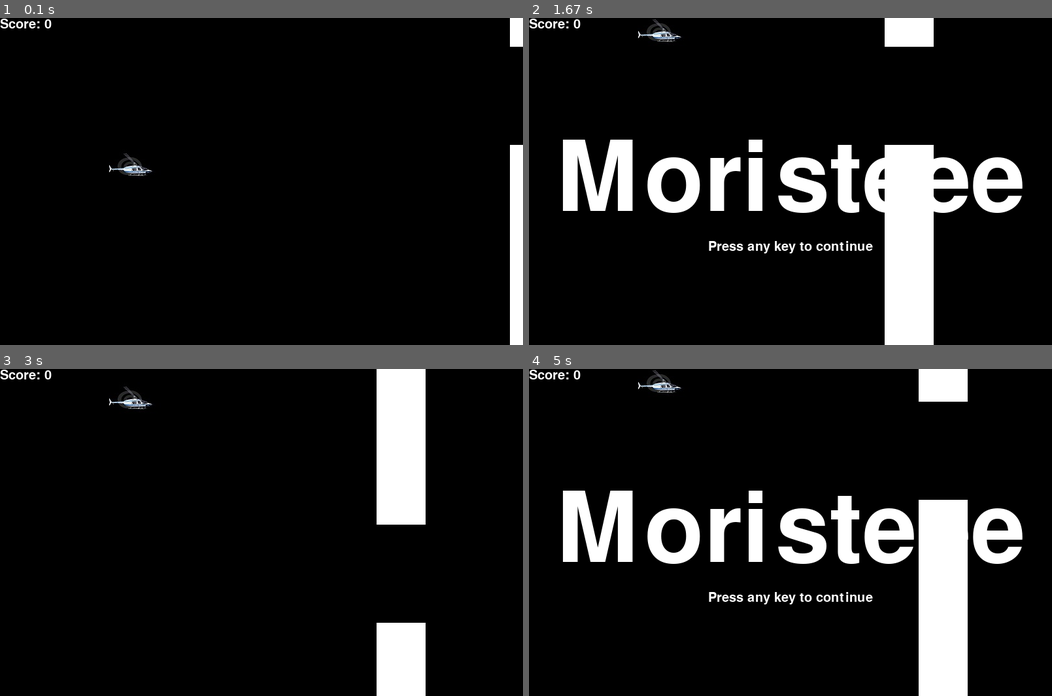
Above: before the commit, frames 1-4 (two rows, left to right).
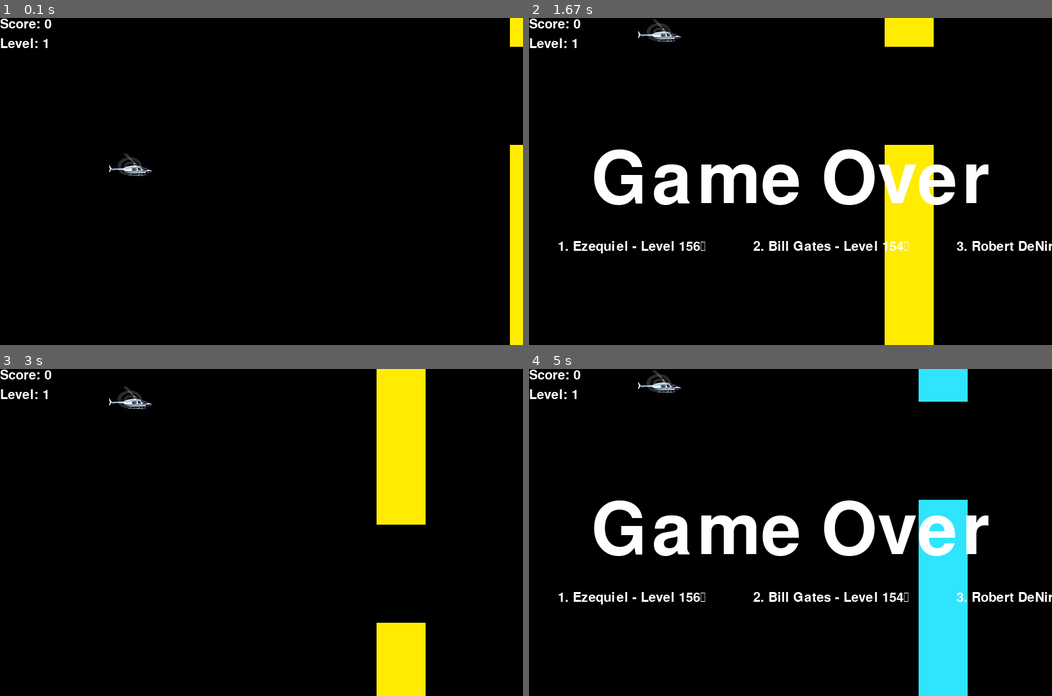
Above: after the commit, the same moments.

Repository: ezequielo123/My_experiments
Game: pygame game, started from Scripts/Heli/pygame_oo1.py
Same seed, same stepped clock (60 frames per second), same inputs: the game is played once before the commit and once after it.
Inputs:
- Up to frame 1 (0.1 s): no input
- Up to frame 2 (1.67 s): hold Up 0.33-0.8 s; hold Up 0.83-1.2 s
- Up to frame 3 (3 s): hold Up 1.97-2.27 s; hold Up 2.3-2.67 s; hold Up from 2.7 s (still down)
- Up to frame 4 (5 s): release Up at 3 s; hold Up 3.03-3.4 s; hold Up 4.17-4.47 s; hold Up 4.5-4.87 s; hold Up from 4.9 s (still down)

The runs differ from the first frame. In frame 1, 1.9% of the frame differs, in the area x 0-100%, y 0-100%; in frame 2, 16%; in frame 3, 6.7%; in frame 4, 16%.

Commit message:
game update

Diff:
--- a/Scripts/Heli/pygame_oo1.py
+++ b/Scripts/Heli/pygame_oo1.py
@@ -1,11 +1,19 @@
 import pygame
 import time
-from random import randint
+from random import randint,randrange
 
 black = (0,0,0)
 white = (255,255,255)
+
 sunset = (253, 72, 47)
+
 greenyellow = (184, 255, 0)
+brigthblue = (47, 228, 253)
+orange = (255, 113, 0)
+yellow = (255, 236, 0)
+purple = (252, 67, 255)
+
+colorChoices = [greenyellow,brigthblue,orange,yellow,purple]
 
 pygame.init()
 
@@ -21,14 +29,19 @@
 
 img = pygame.image.load('heli.jpg')
 
+def levels(count):
+    font = pygame.font.Font('freesansbold.ttf', 20)
+    text = font.render("Level: "+str(count), True, white)
+    surface.blit(text, [0,30])
+
 def score(count):
     font = pygame.font.Font('freesansbold.ttf', 20)
     text = font.render("Score: "+str(count), True, white)
     surface.blit(text, [0,0])
 
-def blocks(x_block, y_block, block_width, block_height, gap):
-    pygame.draw.rect(surface, white, [x_block,y_block,block_width,block_height])
-    pygame.draw.rect(surface, white, [x_block,y_block+block_height+gap,block_width,surfaceHeight])
+def blocks(x_block, y_block, block_width, block_height, gap, colorChoice):
+    pygame.draw.rect(surface, colorChoice, [x_block,y_block,block_width,block_height])
+    pygame.draw.rect(surface, colorChoice, [x_block,y_block+block_height+gap,block_width,surfaceHeight])
 
 def replay_or_quit():
     for event in pygame.event.get([pygame.KEYDOWN, pygame.KEYUP, pygame.QUIT]):
@@ -48,13 +61,19 @@
 
 def msgSurface(text):
     smallText = pygame.font.Font('freesansbold.ttf', 20)
-    largeText = pygame.font.Font('freesansbold.ttf', 150)
+    largeText = pygame.font.Font('freesansbold.ttf', 110)
 
     titleTextSurf, titleTextRect = makeTextObjs(text, largeText)
     titleTextRect.center = surfaceWidth / 2, surfaceHeight / 2
     surface.blit(titleTextSurf, titleTextRect)
 
-    typTextSurf, typTextRect = makeTextObjs('Press any key to continue', smallText)
+    typTextSurf, typTextRect = makeTextObjs("""Press any key to continue
+High Scores:
+            1. Ezequiel - Level 156
+            2. Bill Gates - Level 154
+            3. Robert DeNiro - Level 5
+
+            All credits @EzequielO""", smallText)
     typTextRect.center = surfaceWidth / 2, ((surfaceHeight / 2) + 100)
     surface.blit(typTextSurf, typTextRect)
 
@@ -68,7 +87,8 @@
 
 
 def gameOver():
-    msgSurface('Moristeee')
+    msgSurface('Game Over')
+
 
 def helicopter(x, y, image):
     surface.blit(img, (x,y))
@@ -88,6 +108,8 @@
     block_move = 4
 
     current_score = 0
+    level = 1
+    blockColor = colorChoices[randrange(0,len(colorChoices))]
 
     game_over = False
 
@@ -108,9 +130,11 @@
 
         surface.fill(black)
         helicopter(x, y, img)
+
+
+        blocks(x_block, y_block, block_width, block_height, gap, blockColor)
         score(current_score)
-
-        blocks(x_block, y_block, block_width, block_height, gap)
+        levels(level)
         x_block -= block_move
 
         if y > surfaceHeight-40 or y < 0:
@@ -119,6 +143,7 @@
         if x_block < (-1*block_width):
             x_block = surfaceWidth
             block_height = randint(0, surfaceHeight/2)
+            blockColor = colorChoices[randrange(0,len(colorChoices))]
 
         if x + imageWidth > x_block:
             if x < x_block + block_width:
@@ -137,8 +162,18 @@
                 if x < block_width + x_block:
                     gameOver()
 
-        if x < x_block and x > x_block - block_move:
+        if x_block < (x - block_width) < x_block + block_move:
             current_score +=1
+
+        if 3 <= current_score < 5:
+            block_move = 6
+            gap = imageHeight * 2.6
+            level = 2
+
+        if 5 <= current_score < 8:
+            block_move = 8
+            gap = imageHeight * 2.3
+            level = 3
 
         pygame.display.update()
         clock.tick(60)
